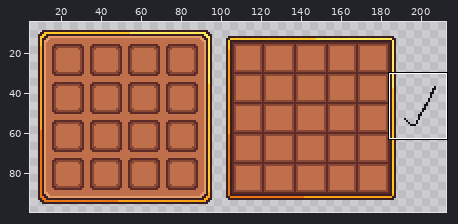
Pixel-art file: Assets/Art/UI/ListSpells.aseprite. The first picture is a wide view before the edit; the outline marks the close-up.
Close-up. Before the edit:
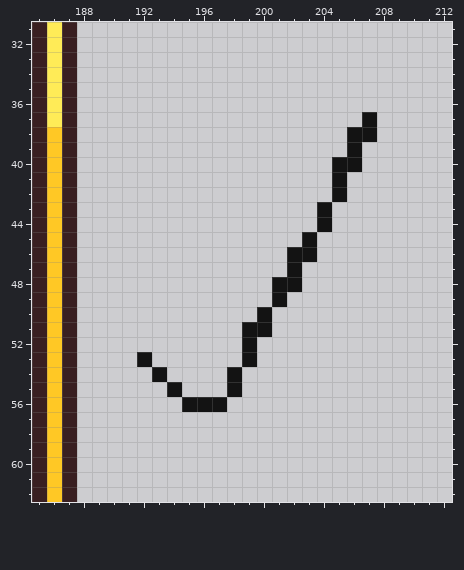
250x100 pixels, 1 frame. Shown: x 185..212, y 31..62. The wide view leaves out empty margins.
The same view after the edit:
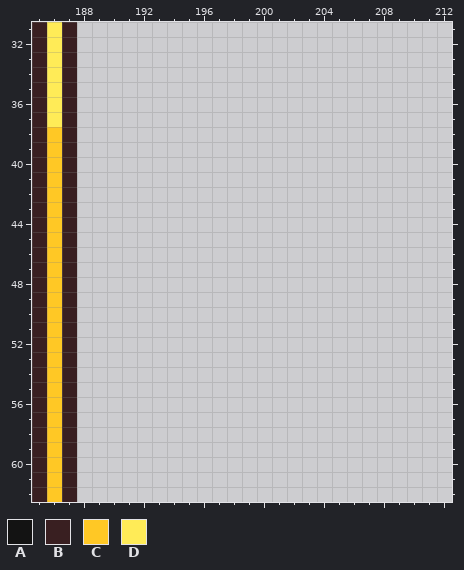
Palette (. is transparent): A #131313  B #391f21  C #ffc825  D #ffeb57
Edits made:
The author cleared colour A in row 37 at x 207; in row 38 at x 206 to 207; in row 39 at x 206; in row 40 at x 205 to 206; in rows 41 to 42 at x 205; in rows 43 to 44 at x 204.
The author cleared colour A in row 45 at x 203; in row 46 at x 202 to 203; in row 47 at x 202; in row 48 at x 201 to 202; in row 49 at x 201; in row 50 at x 200.
The author cleared colour A in row 51 at x 199 to 200; in row 52 at x 199; in row 53 at x 192 and 199; in row 54 at x 193 and 198; in row 55 at x 194 and 198; in row 56 at x 195 to 197.
Where, in picture pixels (left, top, right, bottom), the same in both close-ups:
erased: (137, 112, 377, 412)
